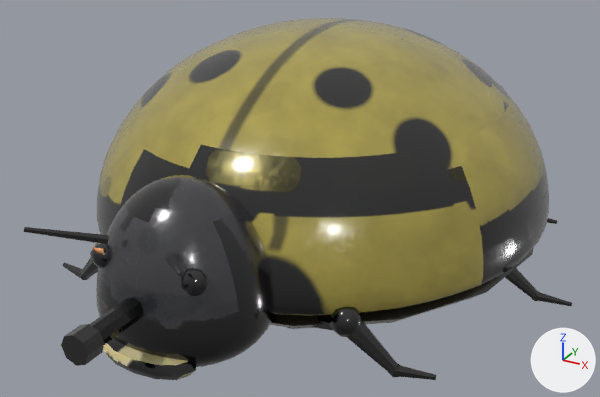
An edit to the Blender file source/blender/blend/beetle_ladybug.blend, drawn before and after from the same camera.
Both versions are drawn from a 50 mm lens placed at (0.893, -1.724, 0.979), pointed at (0.033, -0.16, 0.197). The axes (+X, +Y, +Z) are drawn at lower right. The lights are the same throughout. The picture after the commit comes second.

Before the edit, the objects in view are built like this:
```python
me_beetle_ladybug_mesh = bpy.data.meshes.new('beetle_ladybug_Mesh')
me_beetle_ladybug_mesh.from_pydata(...)  # 3312 vertices, 3288 faces; spans x -0.65..0.649, y -0.88..0.619, z -0.001..0.567
me_beetle_ladybug_mesh.polygons.foreach_set('use_smooth', [True] * 3288)
# faces by material slot: [1512, 1006, 608, 72, 80, 10]
me_beetle_ladybug_mesh.materials.append(mat_m_team)
me_beetle_ladybug_mesh.materials.append(mat_m_black)
me_beetle_ladybug_mesh.materials.append(mat_m_slate)
me_beetle_ladybug_mesh.materials.append(mat_m_cream)
me_beetle_ladybug_mesh.materials.append(mat_m_eye)
me_beetle_ladybug_mesh.materials.append(mat_m_accent)
ob_beetle_ladybug_mesh = bpy.data.objects.new('beetle_ladybug_Mesh', me_beetle_ladybug_mesh)
ob_beetle_ladybug_mesh.location = (0.0, 0.0, 0.0)
```
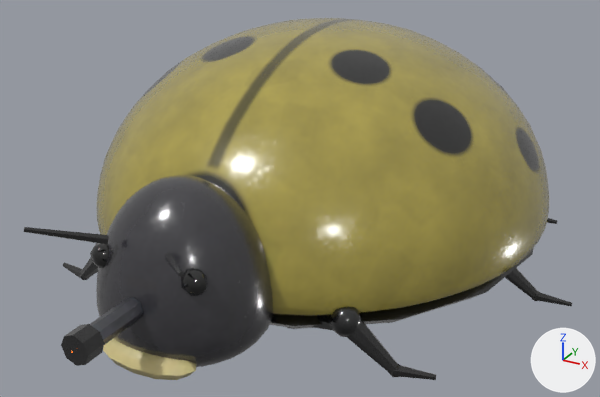
Edits to the bpy script that builds the scene:
```text
Add mat_m_flash:
    mat_m_flash = bpy.data.materials.new('M_Flash')
    # colours: orange #ff6b14
    # uses the picture img_beetle_ladybug_mesh_color_jpg
    # uses the picture img_beetle_ladybug_mesh_normal_jpg
    # uses the picture img_beetle_ladybug_mesh_orm_jpg
Change me_beetle_ladybug_mesh:
    used by ob_beetle_ladybug_mesh; location = (0.0, 0.0, 0.0)
    remove me_beetle_ladybug_mesh.from_pydata(...)  # 3312 vertices, 3288 faces; spans x -0.65..0.649, y -0.88..0.619, z -0.001..0.567
    add me_beetle_ladybug_mesh.from_pydata(...)  # 3398 vertices, 3364 faces; spans x -0.65..0.649, y -0.888..0.619, z -0.001..0.567
    me_beetle_ladybug_mesh part 1: 2973 kept faces spanning x -0.65..0.649, y -0.88..0.619, z -0.001..0.567 get new texture (UV) coordinates
    edits to the shape of me_beetle_ladybug_mesh do not show in these pictures
    add me_beetle_ladybug_mesh.materials.append(mat_m_flash)
```

Boxes [x1, y1, x2, y2] around the edits, measured in the pictures (600 x 397 px):
part 1 of me_beetle_ladybug_mesh, surface changed (lighter): [68, 18, 549, 380] in both
